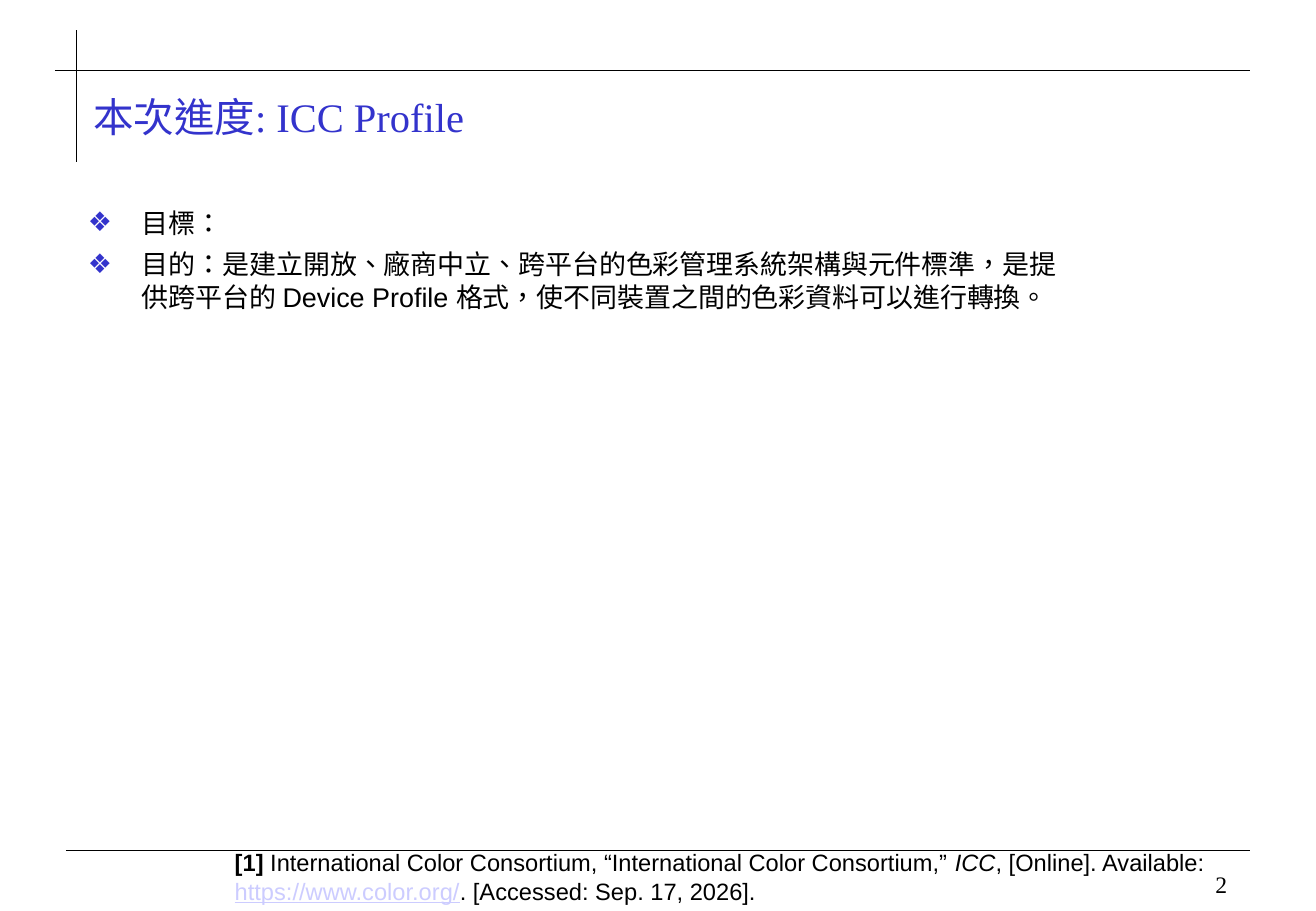
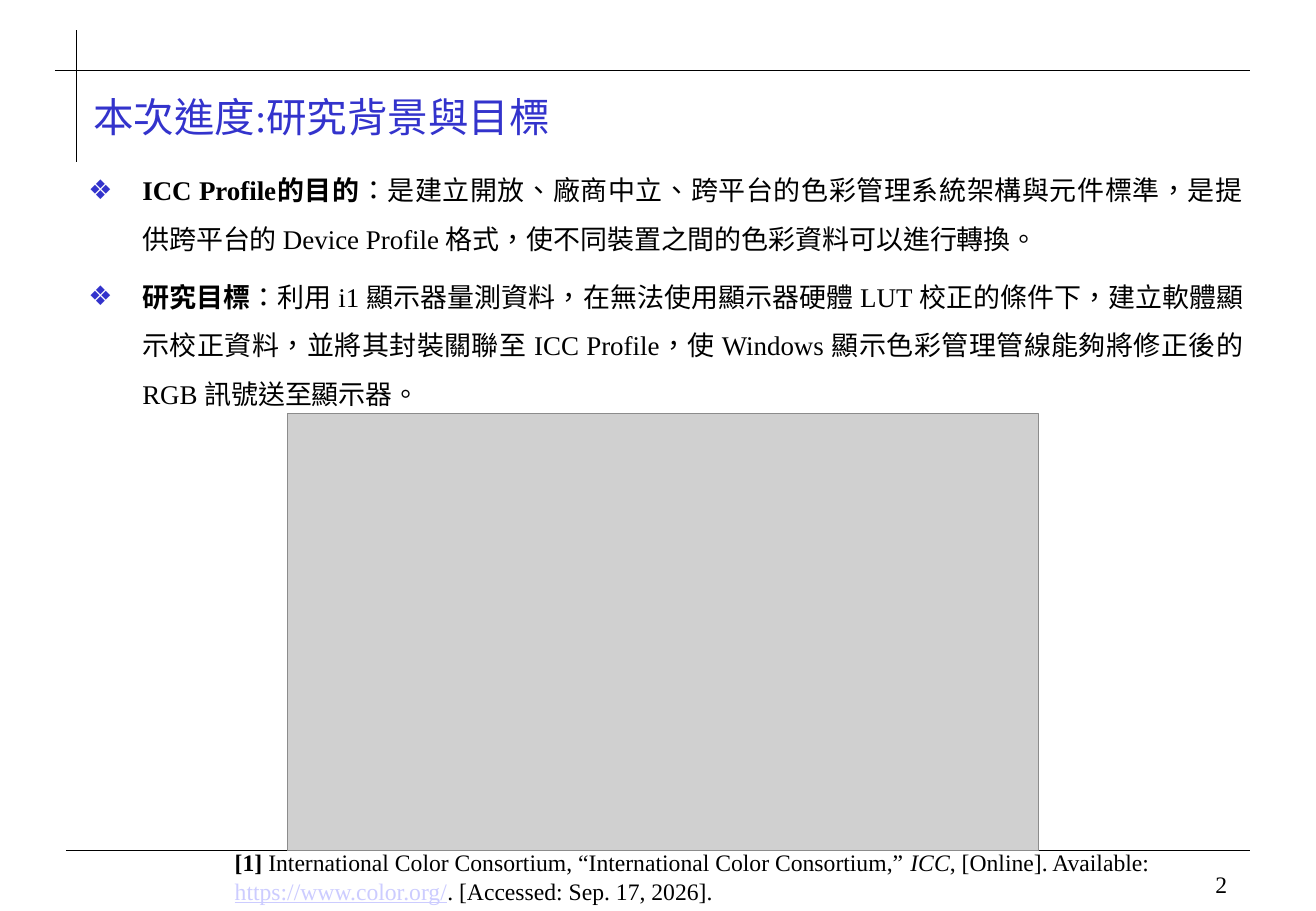
Before and after one commit to 0ilasis0/home, a slide deck: slide 2 of ICCPROFILE.pptx. Drawn at 1316x911 pixels with LibreOffice and Linux fonts; fonts in the diff are those of the drawing; grey boxes stand for pictures; background and template pictures are left out. Boxes give left, top, right and bottom in pixels: in the first picture for what was removed or moved away, otherwise in the second. Text is boxed around its words. In the diff, an @@ line names an element or a change of style, - is before the commit and + after.

```diff
--- a/ICCPROFILE.pptx
+++ b/ICCPROFILE.pptx
@@ title at bbox=[93, 98, 550, 136]: text changed @@
-本次進度: ICC Profile
+本次進度:研究背景與目標
@@ text at bbox=[142, 180, 1243, 406]: text changed; font Arial to Times New Roman @@
-  ❖ 目標：
-  ❖ 目的：是建立開放、廠商中立、跨平台的色彩管理系統架構與元件標準，是提供跨平台的 Device Profile 格式，使不同裝置之間的色彩資料可以進行轉換。
+  ❖ ICC Profile的目的：是建立開放、廠商中立、跨平台的色彩管理系統架構與元件標準，是提供跨平台的 Device Profile 格式，使不同裝置之間的色彩資料可以進行轉換。
+  ❖ 研究目標：利用 i1 顯示器量測資料，在無法使用顯示器硬體 LUT 校正的條件下，建立軟體顯示校正資料，並將其封裝關聯至 ICC Profile，使 Windows 顯示色彩管理管線能夠將修正後的 RGB 訊號送至顯示器。
@@ picture added at bbox=[288, 414, 1039, 852] @@
@@ text "[1] International Color Consortium, “International ..." at bbox=[235, 854, 1149, 905]: font Arial to Times New Roman @@
```
Also in this commit, not shown: 1 other slide changed, 2 other files.
